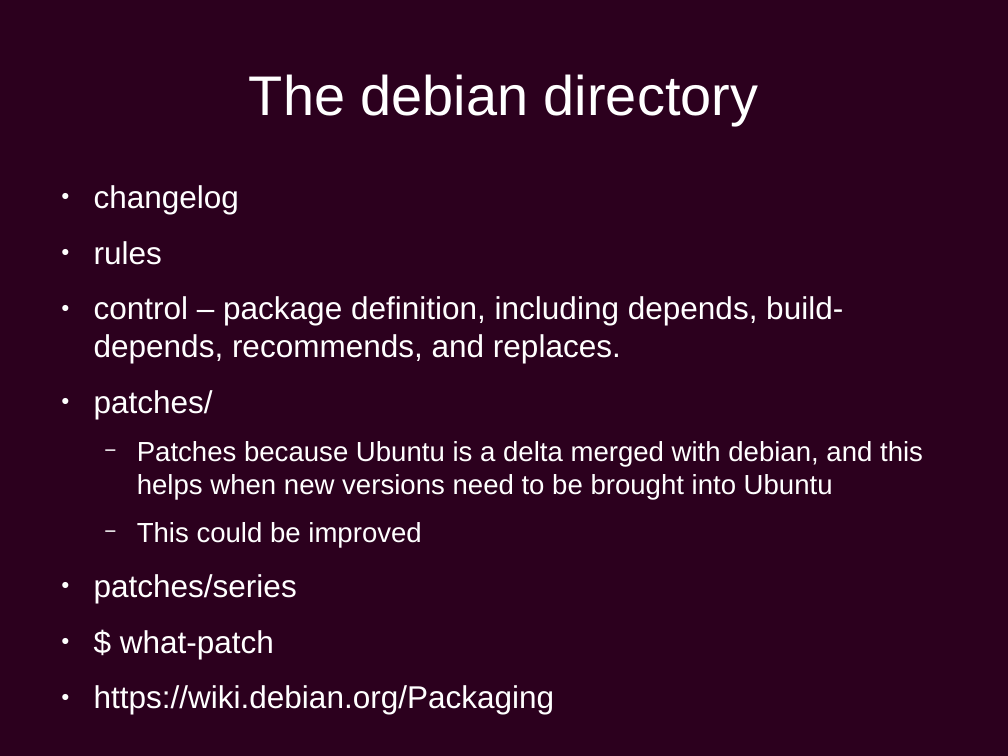
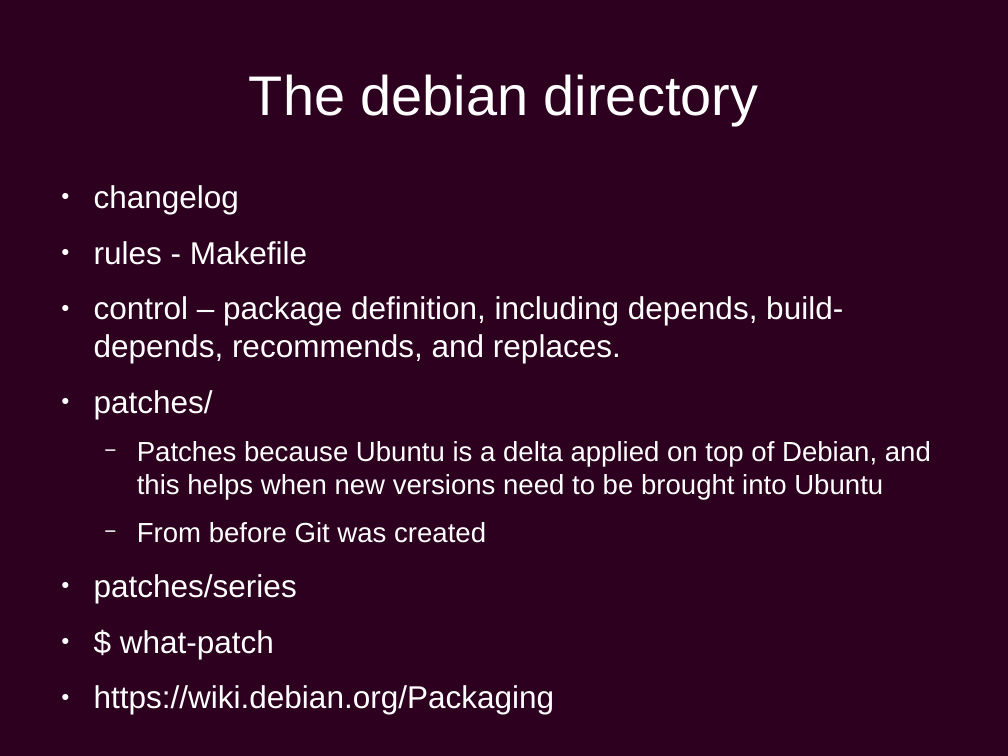
Before and after one commit to chiluk/presentations, a slide deck: slide 17 of Ubuntu Development.odp (slide 15 before the commit). Drawn at 1008x756 pixels with LibreOffice and Linux fonts; fonts in the diff are those of the drawing; background and template pictures are left out. Boxes give left, top, right and bottom in pixels: in the first picture for what was removed or moved away, otherwise in the second. Text is boxed around its words. In the diff, an @@ line names an element or a change of style, - is before the commit and + after.

```diff
--- a/Ubuntu Development.odp
+++ b/Ubuntu Development.odp
@@ text at (94,241,307,265): text changed @@
-● rules
+● rules - Makefile
@@ text at (137,441,931,543): text changed @@
-  − Patches because Ubuntu is a delta merged with debian, and this helps when new versions need to be brought into Ubuntu
-  − This could be improved
+  − Patches because Ubuntu is a delta applied on top of Debian, and this helps when new versions need to be brought into Ubuntu
+  − From before Git was created
```
Also in this commit, not shown: 23 other slides changed, 5 slides added.
